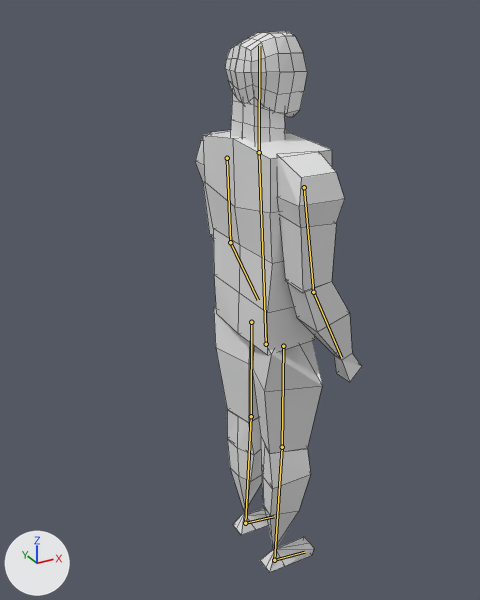
Two versions of the Blender file lowpolycharacter.blend, one commit apart.
Rendered twice from a 50 mm lens placed at (-0.931, -1.528, 1.717), pointed at (-0.058, 0.06, 0.923). Every picture has the same lights, and +X, +Y and +Z are marked at lower left. The bones that bend it are drawn over the model as lines. Mesh edges are drawn as thin lines.
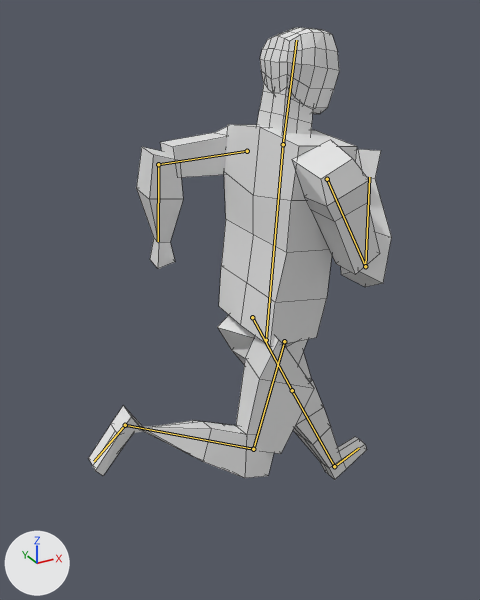
The newer file adds an action. The first version stands in its rest pose; the second is drawn at frame 1 of the action 'run_loop'.

The change in detail:
Bone 'Body' (bone_body) moves from (0.0, 0.0, 0.0) to (0.0, 0.014, 0.0).
Bone 'Body' (bone_body) turns from (0, 0, 0) to (0, 0, -7) degrees about its own x, y and z.
Bone 'Upper Arm.L' (bone_upper_arm_l) turns from (0, 0, 0) to (4, 6, 84) degrees about its own x, y and z.
Bone 'Lower Arm.L' (bone_lower_arm_l) turns from (0, 0, 0) to (10, 0, -67) degrees about its own x, y and z.
Bone 'Upper Arm.R' (bone_upper_arm_r) turns from (0, 0, 0) to (-1, 3, -29) degrees about its own x, y and z.
Bone 'Lower Arm.R' (bone_lower_arm_r) turns from (0, 0, 0) to (21, -11, -120) degrees about its own x, y and z.
Bone 'iklegtarget.l' (bone_iklegtarget_l) moves from (0.0, 0.0, 0.0) to (0.05, -0.4, 0.058).
Bone 'iklegtarget.l' (bone_iklegtarget_l) turns from (0, 0, 0) to (24, 3, -17) degrees about its own x, y and z.
Bone 'iklegtarget.r' (bone_iklegtarget_r) moves from (0.0, 0.0, 0.0) to (-0.527, 0.474, -0.449).
Bone 'iklegtarget.r' (bone_iklegtarget_r) turns from (0, 0, 0) to (83, -53, 58) degrees about its own x, y and z.

Changed parts and their boxes [x1, y1, x2, y2] in the pictures (480 x 600 px):
'Mesh', posed (80% wider, 16% shorter): before [195, 31, 362, 572]; after [89, 27, 391, 480]
bone 'Body', root to tip: before (266, 344) to (259, 152); after (266, 340) to (283, 144)
bone 'Upper Arm.L', root to tip: before (227, 158) to (230, 242); after (247, 151) to (158, 164)
bone 'Lower Arm.L', root to tip: before (230, 242) to (258, 300); after (158, 164) to (158, 241)
bone 'Upper Arm.R', root to tip: before (304, 187) to (313, 292); after (327, 179) to (365, 266)
bone 'Lower Arm.R', root to tip: before (313, 292) to (341, 357); after (365, 266) to (369, 177)
